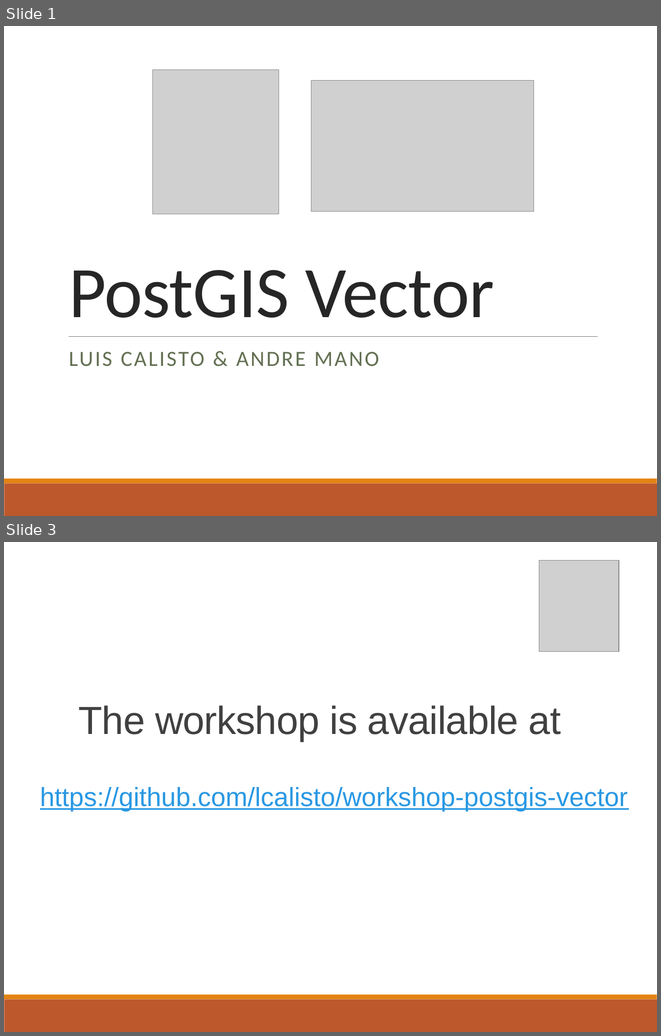
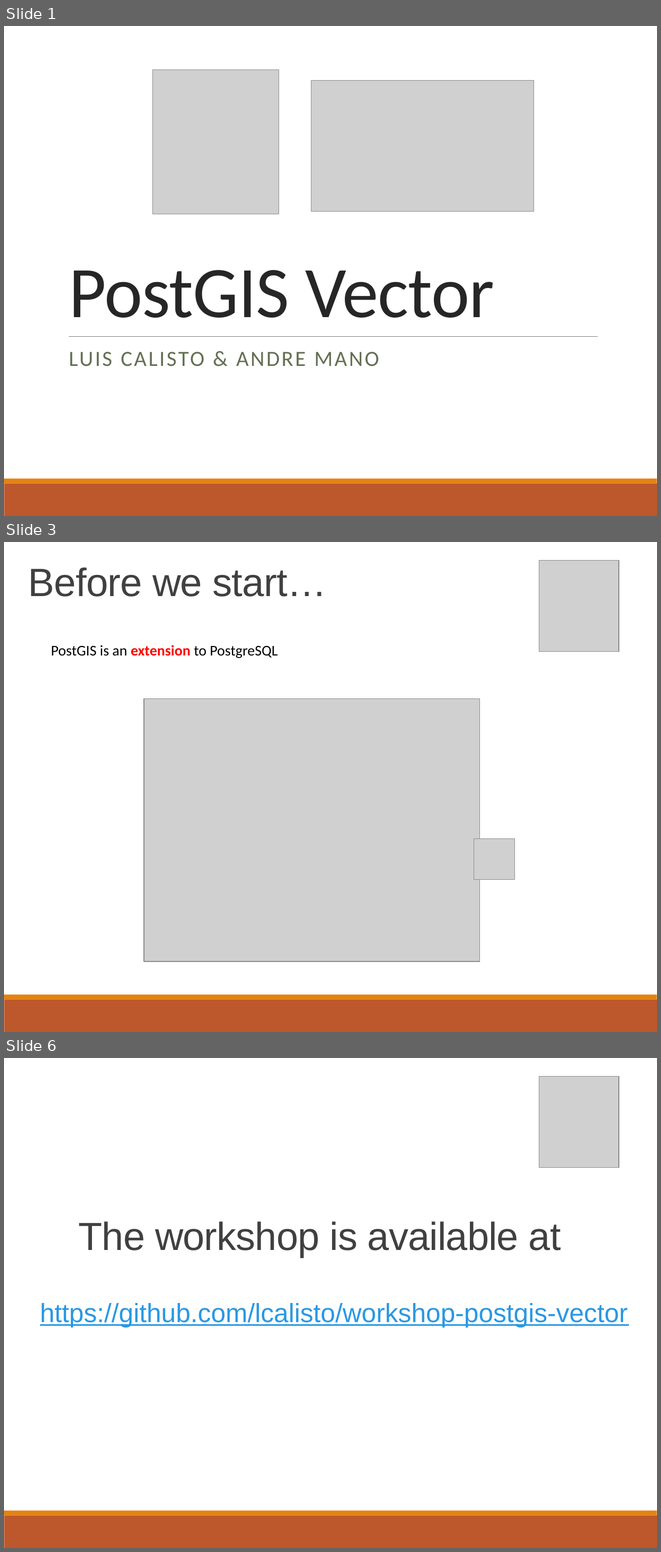
Before and after one commit to lcalisto/workshop-postgis-vector, a slide deck: presentation.pptx. Shown one above the other, each under a label of ours: slides 1 and 3 before the commit, slides 1, 3 and 6 after it; the slides between them are not shown. The pictures are 661x1036 and 661x1552 pixels, drawn with LibreOffice and Linux fonts; fonts in the diff are those of the drawing; grey boxes stand for pictures. Boxes give left, top, right and bottom in pixels: in the first picture for what was removed or moved away, otherwise in the second. Text is boxed around its words. In the diff, an @@ line names an element or a change of style, - is before the commit and + after.

```diff
--- a/presentation.pptx
+++ b/presentation.pptx
@@ slide 3 added at [4, 542, 657, 1032], background #FFFFFF; not listed: 2 template elements that a slide beside it also shows @@
@@ text added at [28, 567, 326, 597], 48 pt, text #404040 @@
+Before we start…
@@ picture added at [540, 561, 620, 652] @@
@@ text added at [51, 645, 277, 658], 18 pt, text #000000 @@
+PostGIS is an extension to PostgreSQL
@@ picture added at [144, 698, 480, 962] @@
@@ picture added at [475, 839, 515, 880] @@
@@ what was slide 3 is now slide 6 @@
```
Also in this commit, not shown: 1 slide changed, 2 other slides added.
